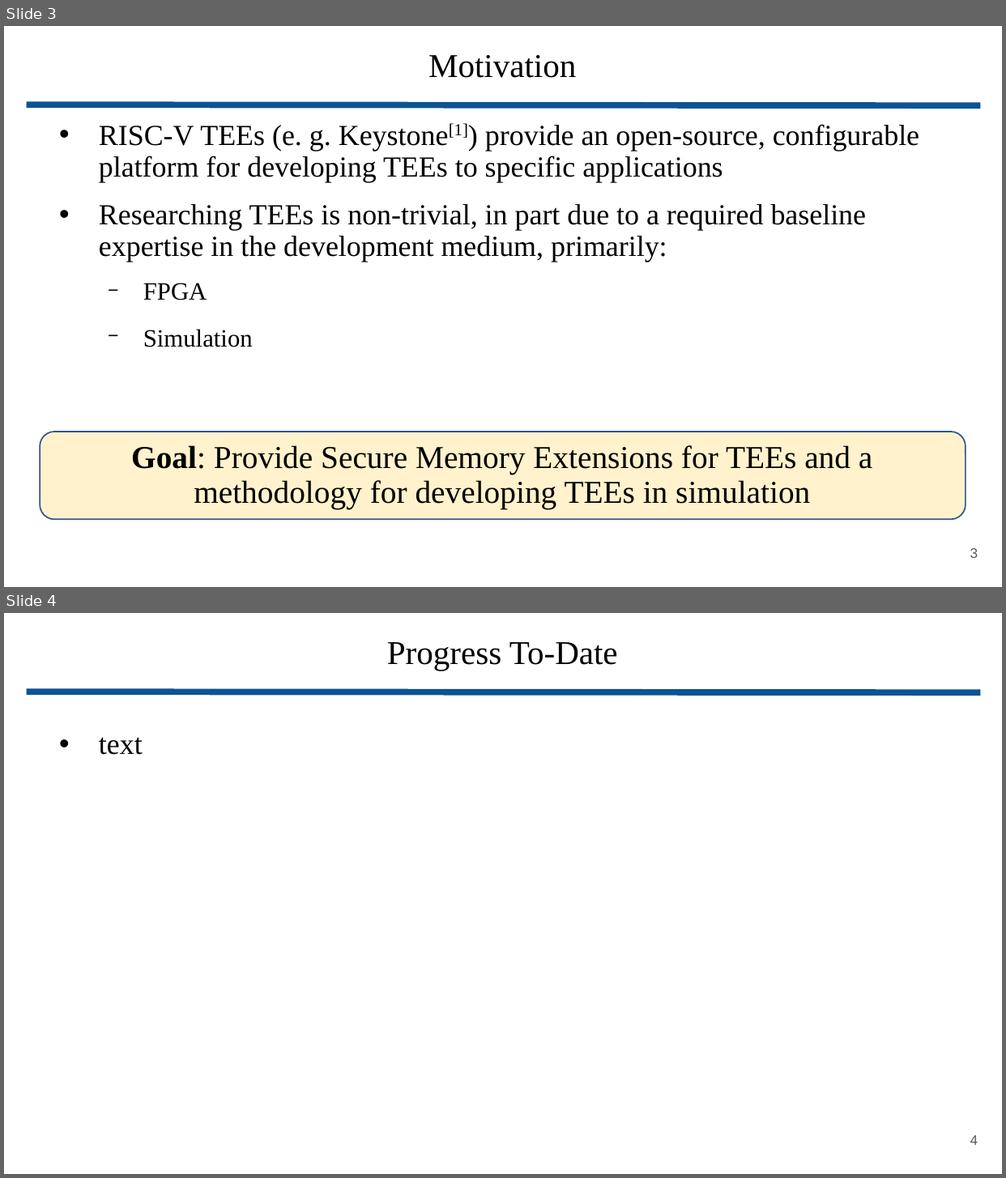
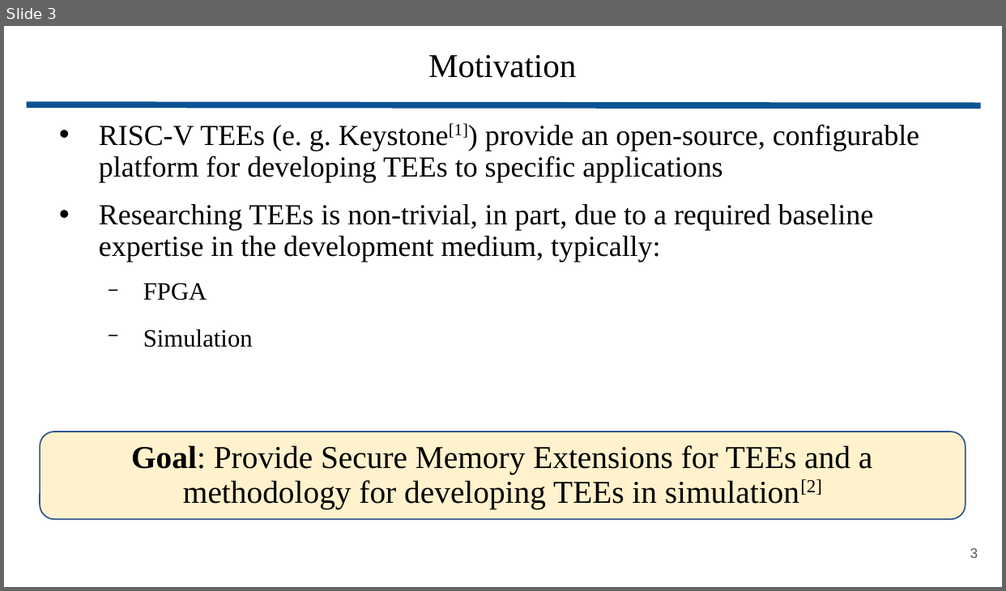
Before and after one commit to wbuz24/grad-research, a slide deck: presentations/YARCH25_lightning.pptx. Shown one above the other, each under a label of ours: slides 3 and 4 before the commit, slide 3 after it. The pictures are 1006x1178 and 1006x591 pixels, drawn with LibreOffice and Linux fonts; fonts in the diff are those of the drawing. Boxes give left, top, right and bottom in pixels: in the first picture for what was removed or moved away, otherwise in the second. Text is boxed around its words. In the diff, an @@ line names an element or a change of style, - is before the commit and + after.

```diff
--- a/presentations/YARCH25_lightning.pptx
+++ b/presentations/YARCH25_lightning.pptx
@@ slide 4 removed at (4,613,1002,1174), background #FFFFFF @@
@@ title removed at (387,642,618,671) @@
-Progress To-Date
@@ line removed from (26, 692) to (980, 693) @@
@@ text removed at (99,737,143,755) @@
-• text
@@ page number removed at (970,1135,978,1145) @@
-4
@@ slide 3 changed as well @@
@@ text at (99,204,874,262): text changed @@
-• Researching TEEs is non-trivial, in part due to a required baseline expertise in the development medium, primarily:
+• Researching TEEs is non-trivial, in part, due to a required baseline expertise in the development medium, typically:
@@ text at (131,446,872,510): text changed @@
-Goal: Provide Secure Memory Extensions for TEEs and a methodology for developing TEEs in simulation
+Goal: Provide Secure Memory Extensions for TEEs and a methodology for developing TEEs in simulation[2]
```
Also in this commit, not shown: 2 other slides changed, 4 slides added, 1 other slide removed, 1 other file.
